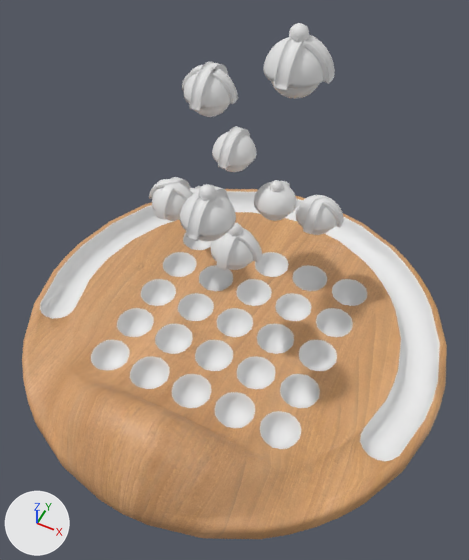
Renders of the FBX model Assets/05_Models/Props/AlarmPuzzle.fbx from each side of a commit.
Rendered twice from a 50 mm lens placed at (4.04, -8.1, 12.05), pointed at (0.43, -0.87, 3.01). The axes (+X, +Y, +Z) are drawn at lower left. The lights are the same throughout. Where no turn or scale is listed for an object, it has been applied to the vertices.

The first picture shows 'AlarmPuzzle', 'Marble_Corner', 'Marble_Corner_LightGreen', 'Marble_Corner_LightYellow', 'Marble_Cross', 'Marble_DoubleCorner', 'Marble_Straight', 'Marble_StraightLightRed', 'Marbles_Plain'.
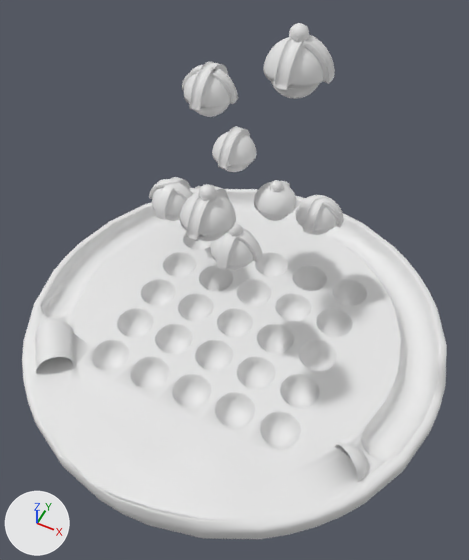
Boxes [x1, y1, x2, y2] around the edits, measured in the pictures (469 x 560 px):
part 1 of me_mesh, built on: [32, 307, 392, 522] in both
part 2 of me_mesh, recoloured (brown to white): [22, 189, 447, 539] in both

The change, as a diff of the scene's bpy script:
```diff
--- a/Assets/05_Models/Props/AlarmPuzzle.fbx.py
+++ b/Assets/05_Models/Props/AlarmPuzzle.fbx.py
@@ me_mesh @@
 # used by ob_alarmpuzzle; location = (0.0, -0.93, 0.43)
-me_mesh.from_pydata(...)  # 3032 vertices, 3322 faces; spans x -4.7..4.7, y -3.81..5.63, z -0.43..1.39
+me_mesh.from_pydata(...)  # 3157 vertices, 3449 faces; spans x -4.7..4.7, y -3.81..5.63, z -0.43..0.47
+# me_mesh part 1
+# 24 vertices are removed from x -3.71..3.71, y -3.63..-0.93, z 0.02..1.17
+# 86 faces are deleted
+# 7 vertices in x -2.28..2.29, y -3.34..-1.86, z 0.35 move by (0.0, 0.0, -0.26)
+# 4 vertices in x 3.21..3.5, y -1.85..-1.62, z 0.06 move by (0.0, 0.0, 0.01)
+# 4 vertices in x -1.54..1.43, y -3.19..-1.96, z 0.56..0.6 move by (0.0, 0.0, -0.47)
+# 3 vertices in x -0.5..2.8, y -1.66..-1.3, z 0.08..0.1 move by (0.0, 0.0, -0.01)
+# 3 vertices in x -2.59..2.59, y -2.28..-1.63, z 0.14 move by (0.0, 0.0, -0.05)
+# 3 vertices in x -2.1..2.1, y -3.62..-2.74, z 0.38 move by (0.0, 0.0, -0.29)
+# 88 vertices move from x -2.78..3.01, y -3.71..-1.39, z 0.03..1.39 to x -2.78..3.01, y -3.71..-1.34, z 0.07..0.13
+# 149 vertices are added at x -3.82..4.12, y -3.68..-0.37, z -0.3..0.47
+# 105 new faces join them, mat_lego (white #e7e7e7)
+# 108 new faces join them, mat_chrome (white #e7e7e7)
+# me_mesh part 2: 926 faces spanning x -4.7..4.7, y -3.81..5.63, z -0.43..0.38 switch from mat_alarm (picture img_wood_b_png) to mat_lego (white #e7e7e7)
 me_mesh.materials.append(mat_chrome)
```
